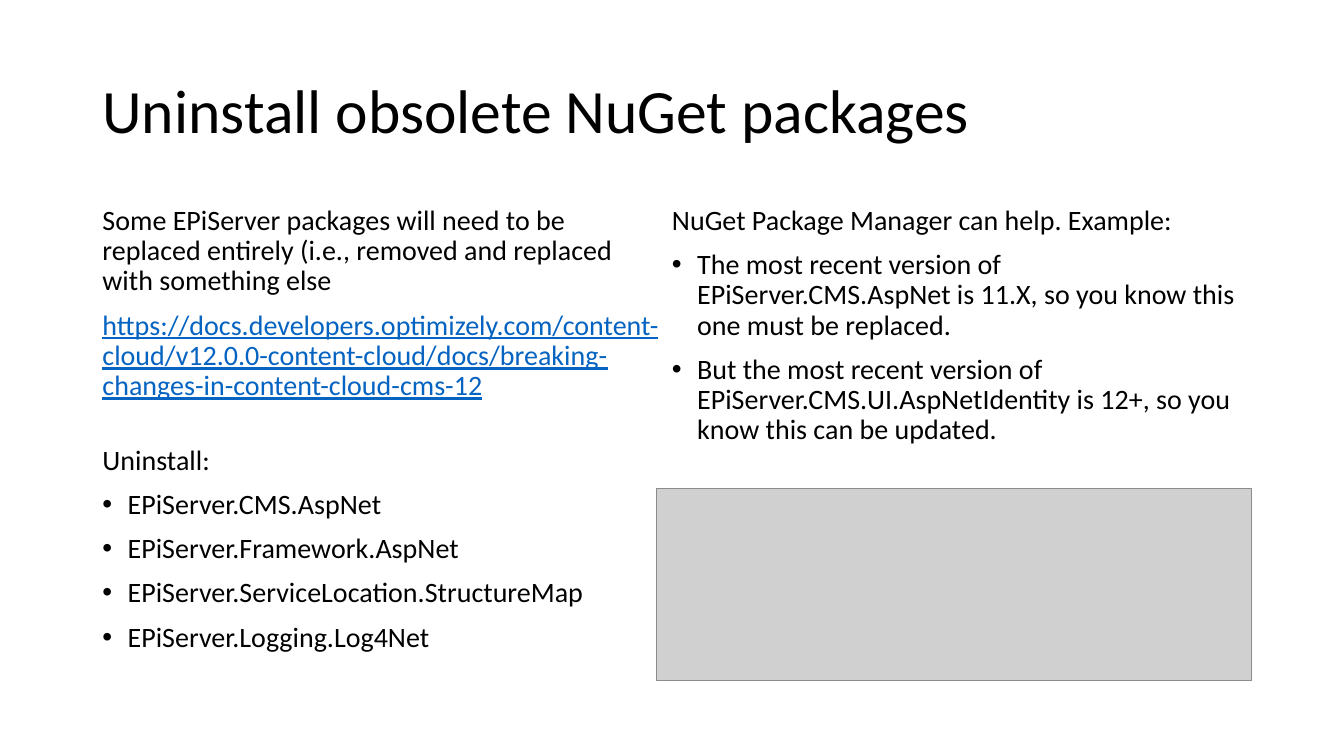
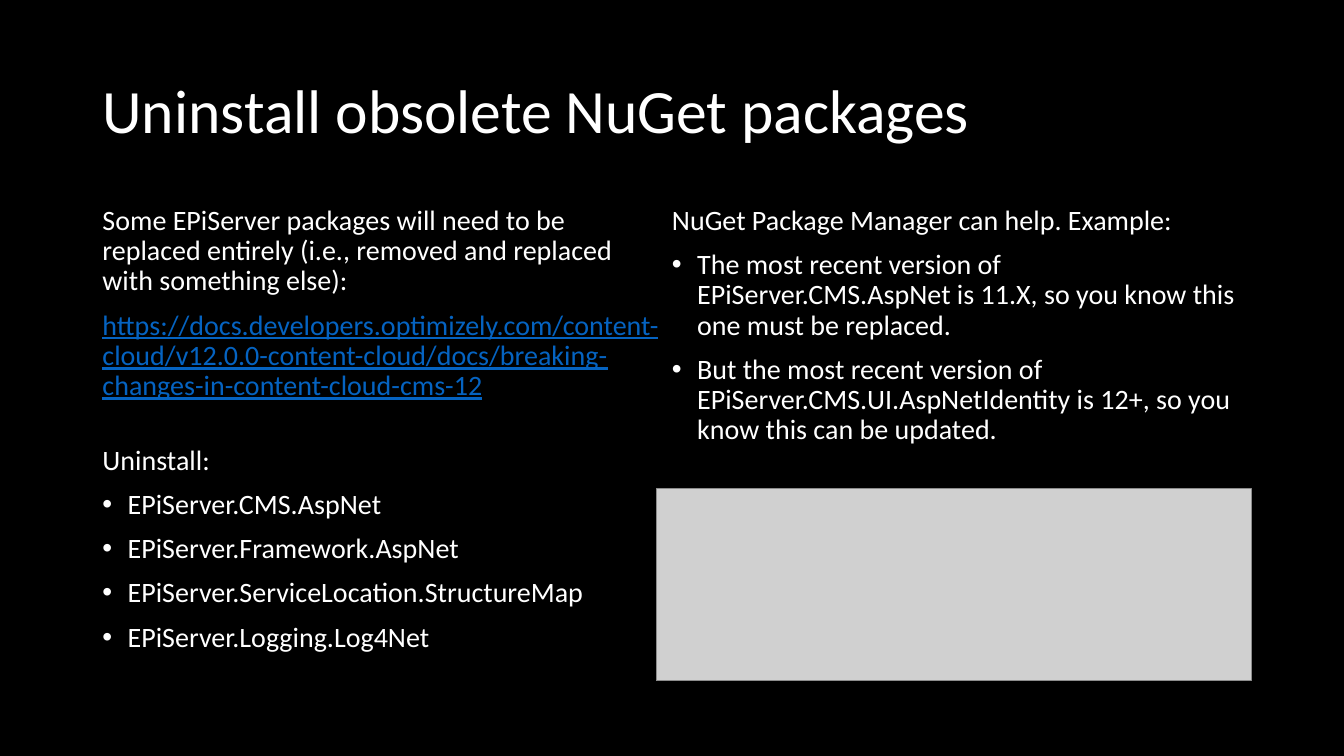
Before and after one commit to DrewNull/optimizely-cms12-upgrade, a slide deck: slide 25 of Presentation--Upgrading-to-CMS-12-and-Commerce-14.pptx. Drawn at 1344x756 pixels with LibreOffice and Linux fonts; fonts in the diff are those of the drawing; grey boxes stand for pictures. Boxes give left, top, right and bottom in pixels: in the first picture for what was removed or moved away, otherwise in the second. Text is boxed around its words. In the diff, an @@ line names an element or a change of style, - is before the commit and + after.

```diff
--- a/Presentation--Upgrading-to-CMS-12-and-Commerce-14.pptx
+++ b/Presentation--Upgrading-to-CMS-12-and-Commerce-14.pptx
@@ background #FFFFFF to #000000 @@
@@ title "Uninstall obsolete NuGet packages" at box(102, 90, 968, 144): text colour #000000 to #FFFFFF @@
@@ text at box(102, 210, 611, 295): text changed; text colour #000000 to #FFFFFF @@
-Some EPiServer packages will need to be
-replaced entirely (i.e., removed and replaced
-with something else
+Some EPiServer packages will need to be
+replaced entirely (i.e., removed and replaced
+with something else):
@@ text at box(672, 210, 1234, 444): text colour #000000 to #FFFFFF in "Uninstall:", "EPiServer.CMS.AspNet", "EPiServer.Framework.AspNet", "EPiServer.ServiceLocation.StructureMap" and 4 more places @@
```
Also in this commit, not shown: 44 other slides changed, 2 slides added, 2 slides removed, 1 other file.
